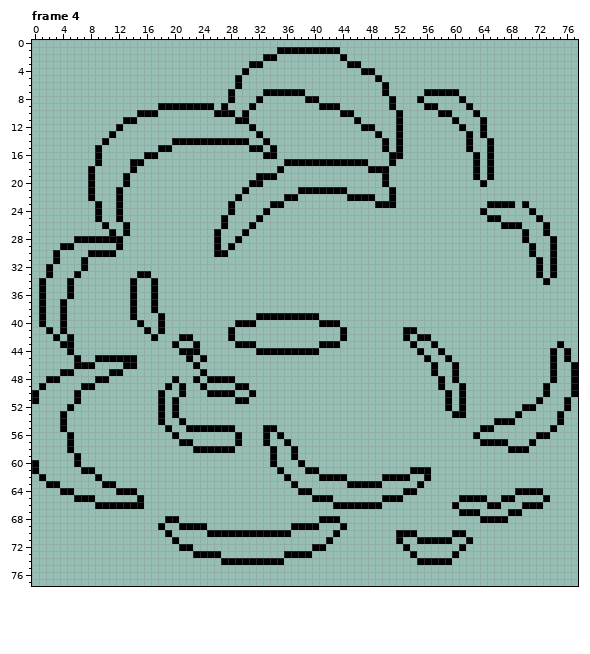
Edited in one commit: pixel-art file (Sprites/aseprite/Explosion_Large.aseprite). Above: the version before the commit.
78x78 pixels, 5 frames. Shown: frame 4. The commit also changed other frames, which this record leaves out.
The same view after the edit:
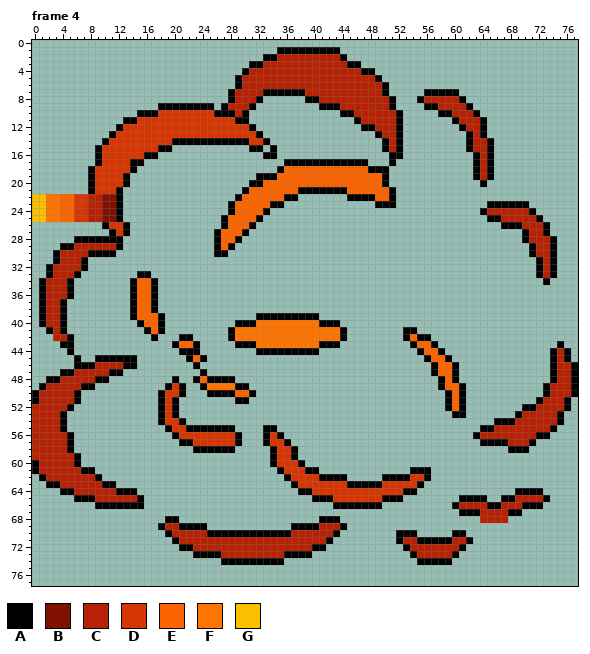
Palette (. is transparent): A #000000  B #801100  C #b62203  D #d73502  E #fc6400  F #ff7500  G #fac000
Change:
Changed rows in their new state; - is an unchanged pixel.
Frame 4, layers "Layer 2", "Layer 1":
first column x 0:
 2 -----------------------------------CCCCCCCCC---------------------------------
 3 ---------------------------------CCCCCCCCCCCC--------------------------------
 4 -------------------------------CCCCCCCCCCCCCCCC------------------------------
 5 ------------------------------CCCCCCCCCCCCCCCCCCC----------------------------
 6 ------------------------------CCCCCCCCCCCCCCCCCCCC---------------------------
 7 -----------------------------CCCC------CCCCCCCCCCC---------------------------
 8 -----------------------------CCC---------CCCCCCCCCC-----CCCCC----------------
 9 ----------------------------CCC-------------CCCCCCC-------CCCC---------------
10 ------------------DDDDDDDD---C----------------CCCCCC--------CCC--------------
11 ---------------DDDDDDDDDDDDDD------------------CCCCC---------CCC-------------
12 -------------DDDDDDDDDDDDDDDDDD------------------CCC----------CC-------------
13 ------------DDDDDDDDDDDDDDDDDDDD------------------CC-----------C-------------
14 -----------DDDDDDDDD-----------DD------------------C-----------CC------------
15 ----------DDDDDDDD---------------------------------C-----------CC------------
16 ----------DDDDDD------------------------------------------------C------------
17 ----------DDDD--------------------------------------------------C------------
18 ---------DDDDD----------------------EEEEEEEEEEEE----------------C------------
19 ---------DDDD----------------------EEEEEEEEEEEEEEE--------------C------------
20 ---------DDDD--------------------EEEEEEEEEEEEEEEEE---------------------------
21 ---------DDD-------------------EEEEEEE-------EEEEEE--------------------------
22 GGFFEEDDCCBB------------------EEEEEE-------------EE--------------------------
23 GGFFEEDDCCBB-----------------EEEEE-----------------------------------A-------
24 GGFFEEDDCCBB-----------------EEEE--------------------------------CCCCCC------
25 GGFFEEDDCCBB----------------EEEE-----------------------------------CCCCC-----
26 -----------DD---------------EEE---------------------------------------CCC----
27 ------------D--------------EEE-----------------------------------------CC----
28 ---------------------------EE------------------------------------------CCC---
29 ------CCCCCC---------------E--------------------------------------------CC---
30 ----CCCC----------------------------------------------------------------CC---
31 ----CCC------------------------------------------------------------------C---
32 ---CCCC------------------------------------------------------------------C---
33 ---CCC-------------------------------------------------------------------C---
34 --CCC----------EE------------------------------------------------------------
35 --CCC----------EE------------------------------------------------------------
36 --CCC----------EE------------------------------------------------------------
37 --CC-----------EE------------------------------------------------------------
38 --CC-----------EE------------------------------------------------------------
39 --CC-----------EEE-----------------------------------------------------------
40 --CC------------EE--------------FFFFFFFFF------------------------------------
41 ---C-------------E-----------FFFFFFFFFFFFFFF---------------------------------
42 ---CC------------------------FFFFFFFFFFFFFFF----------E----------------------
43 ---------------------EE---------FFFFFFFFF--------------EE--------------------
44 --------------------------------------------------------EE-----------------C-
45 -----------------------E---------------------------------EE----------------C-
46 ---------CCCC---------------------------------------------EE---------------CC
47 ------CCCCC-----------------------------------------------EE---------------CC
48 ----CCCCC---------------E----------------------------------E---------------CC
49 --CCCCC-------------D----FFFF------------------------------EE-------------CCC
50 -CCCCC-------------DD--------EE-----------------------------E-------------CCC
51 -CCCCC-------------D----------------------------------------E------------CCC-
52 CCCCC--------------D----------------------------------------E-----------CCCC-
53 CCCC---------------D--------------------------------------------------CCCCC--
54 CCCC---------------DD------------------------------------------------CCCCCC--
55 CCCC----------------DD--------------------------------------------CCCCCCCC---
56 CCCCC----------------DDDDDDDD-----D-----------------------------CCCCCCCC-----
57 CCCCC------------------DDDDDD-----DD--------------------------------CCC------
58 CCCCC------------------------------DD----------------------------------------
59 CCCCCC-----------------------------DD----------------------------------------
60 -CCCCC-----------------------------DDD---------------------------------------
61 -CCCCCC-----------------------------DDD--------------------------------------
62 --CCCCCCC----------------------------DDDD-------------DD---------------------
63 ----CCCCCC----------------------------DDDDDDD-----DDDDD----------------------
64 ------CCCCCC----------------------------DDDDDDDDDDDDD------------------------
65 ---------CCCCCC----------------------------DDDDDDD-------------------CCCC----
66 -------------------------------------------------------------CCCC--CCC-------
67 ----------------------------------------------------------------CCCC---------
68 ----------------------------------------------------------------CCCC---------
69 -------------------CC--------------------CCC---------------------------------
70 --------------------CCCCC------------CCCCCC----------------------------------
71 ---------------------CCCCCCCCCCCCCCCCCCCCC-----------CC-----CC---------------
72 -----------------------CCCCCCCCCCCCCCCCC--------------CCCCCCC----------------
73 ---------------------------CCCCCCCCC-------------------CCCCC-----------------
Pixel boxes of the changes (left, top, right, bottom) in both pictures:
changed: (32, 54, 571, 558)
